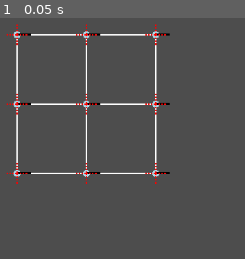
Above: before the commit, frame 1.
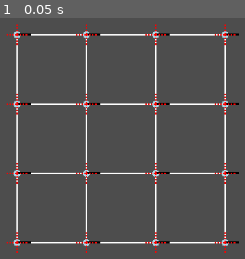
Above: after the commit, the same moment.

Repository: WrogglyWriggs29/ship_building_game
Game: Godot game, scene res://ship_test_scene.tscn
Two runs of this game, one before a commit and one after it. Both use one fixed random seed, a clock stepped at 60 frames per second and the inputs below. The project has no main scene, so this scene is started directly.
Inputs:
- Up to frame 1 (0.05 s): no input

The runs differ from the first frame. In frame 1, 3.1% of the frame differs, in the area x 2-98%, y 2-98%.

Commit message:
misc idk

Diff:
--- a/scripts/blueprints/ship_grid_blueprint.gd
+++ b/scripts/blueprints/ship_grid_blueprint.gd
@@ -11,3 +11,17 @@
 
 # 2D array of blueprint pairs
 var matrix
+var width
+var height
+
+func _init(_matrix: Array) -> void:
+    matrix = Matrix.new(_matrix)
+
+    width = matrix.width
+    height = matrix.height
+
+func module_type_at(x, y) -> Module.Type:
+    return matrix.at(x, y).structure.type
+
+func connections_at(x, y) -> Array[bool]:
+    return matrix.at(x, y).structure.connections
--- a/scripts/ship_test_scene/ship_tester.gd
+++ b/scripts/ship_test_scene/ship_tester.gd
@@ -12,7 +12,7 @@
 var dragger: UserVelocityApplicator
 
 func _init() -> void:
-	var test_bp = "ddd\nddd\nddd"
+	var test_bp = "dddd\ndddd\ndddd\ndddd"
 
 	grid = ShipGridBuilder.debug_build(test_bp, OFFSET, SCALE)
 	grid.soft_body.modules.add_modules_as_children_to(self)
--- a/scripts/ships/ship_grids/ship_grid.gd
+++ b/scripts/ships/ship_grids/ship_grid.gd
@@ -4,5 +4,40 @@
 var soft_body: GridSoftBody
 var factory: GridFactory
 
+
+class ModuleVertexArray:
+    extends Object
+
+    var vertices: Matrix
+    var modules: ModuleMatrix
+    func _init(_modules: ModuleMatrix) -> void:
+        modules = _modules
+
+        var width = modules.width + 1
+        var height = modules.height + 1
+        var vertices_array = Matrix.make_array(width, height, Vector2.ZERO)
+
+        vertices = Matrix.new(vertices_array)
+
+    func update() -> void:
+        pass
+        # use the module matrix to update the vertices
+        # each vertex is the average of the four nodes it's between
+        # when nodes are null, ghost nodes are predicted based on other nodes, then the average is taken
+        #var ghosts = find_ghosts()
+        #assert(ghosts.width == vertices.width + 2 && ghosts.height == vertices.height + 2, "Ghost matrix must be 2 larger in each dimension than the vertex matrix.")
+        #for x in vertices.width:
+        #    for y in vertices.height:
+        #        var pos_tl = ghosts.at(x, y)
+        #        var pos_tr = ghosts.at(x + 1, y)
+        #        var pos_bl = ghosts.at(x, y + 1)
+        #        var pos_br = ghosts.at(x + 1, y + 1)
+        #        vertices.set(x, y, (pos_tl + pos_tr + pos_bl + pos_br) / 4.0)
+
+    #func find_ghosts() -> GhostMatrix:
+
+
+var shape_vertices: ModuleVertexArray
+
 func _init(modules: ModuleMatrix, connections: ConnectionMatrix) -> void:
     soft_body = GridSoftBody.new(modules, connections)
--- a/scripts/ships/ship_grids/ship_grid_builder.gd
+++ b/scripts/ships/ship_grids/ship_grid_builder.gd
@@ -54,6 +54,29 @@
 
     return ShipGrid.new(ModuleMatrix.new(modules), ConnectionMatrix.new(connections))
 
+static func build(bp: ShipGridBlueprint, offset: Vector2, scale: float) -> ShipGrid:
+    var modules = []
+    var connections = []
+    for y in bp.height:
+        var module_row = []
+        var connection_row1 = []
+        var connection_row2 = []
+        for x in bp.width:
+            var pair = bp.matrix.at(x, y)
+            module_row.push_back(Module.new(bp.module_type_at(x, y), position_from_index(Vector2(x, y), scale) + offset))
+
+            var cons: Array[bool] = bp.connections_at(x, y)
+            connection_row1.push_back(null if not cons[0] else Connection.basic_spring(scale))
+            connection_row1.push_back(null if not cons[1] else Connection.basic_spring(scale))
+            connection_row2.push_back(null if not cons[3] else Connection.basic_spring(scale))
+            connection_row2.push_back(null if not cons[2] else Connection.basic_spring(scale))
+
+        modules.push_back(module_row)
+        connections.push_back(connection_row1)
+        connections.push_back(connection_row2)
+
+    return ShipGrid.new(ModuleMatrix.new(modules), ConnectionMatrix.new(connections))
+
 static func position_from_index(index: Vector2i, scale: float) -> Vector2:
     return Vector2(index.x * scale, index.y * scale)
 
--- a/scripts/ships/ship_grids/soft_bodies/grid_soft_body.gd
+++ b/scripts/ships/ship_grids/soft_bodies/grid_soft_body.gd
@@ -1,9 +1,8 @@
 class_name GridSoftBody
 extends Node2D
 
-# note that this object is not a Node2D, as it does not have a position in the world
-# it is a data structure that holds the modules and connections of a soft body grid
-# and runs its physics simulation
+# GridSoftBody holds the information needed to run the ShipGrid's physics simulation
+# Step the physics simulation forward by one tick by calling manual_physics_process()
 
 var modules: ModuleMatrix
 var connections: ConnectionMatrix
@@ -15,9 +14,9 @@
 class LineCoords:
 	var start: Vector2
 	var end: Vector2
-	func _init(start: Vector2, end: Vector2) -> void:
-		self.start = start
-		self.end = end
+	func _init(_start: Vector2, _end: Vector2) -> void:
+		self.start = _start
+		self.end = _end
 
 class VisitedMatrix:
 	var matrix: Matrix
Empty file added: scripts/ship_design_scene/blueprint_editor.gd
Empty file added: scripts/ship_design_scene/blueprint_grid.gd
Empty file added: scripts/ship_design_scene/ship_blueprint_designer.gd
